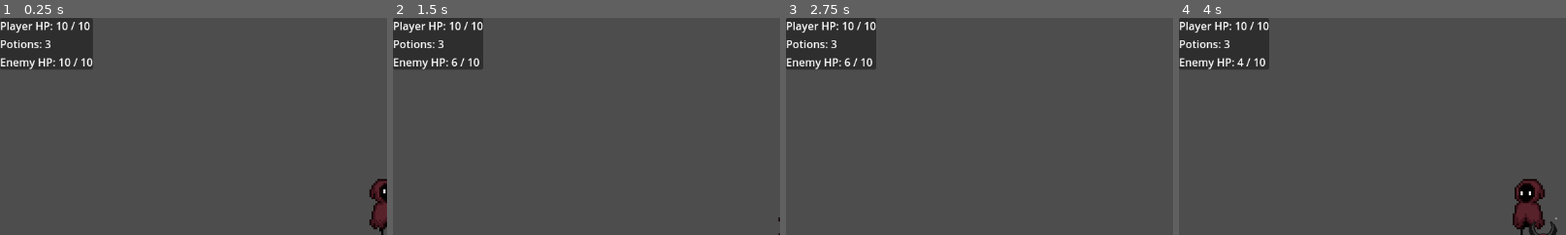
Above: before the commit, frames 1-4 (left to right).
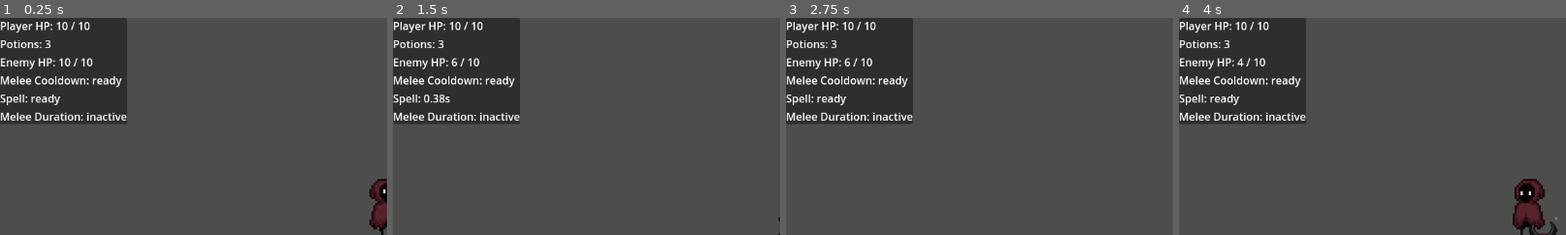
Above: after the commit, the same moments.

Repository: Benji4021/Descent
Game: Godot game, scene res://Scenes/test-scene.tscn
Same seed, same stepped clock (60 frames per second), same inputs: the game is played once before the commit and once after it.
Inputs (mouse positions are % of the whole screen's width and height, from its top left):
- Up to frame 1 (0.25 s): no input
- Up to frame 2 (1.5 s): move the mouse to (72, 45) at 0.52 s; hold D (right) 0.53-1.28 s; tap J (attack_melee) at 0.6 s; move the mouse to (30, 55) at 1.27 s; hold S (down) from 1.28 s (still down); right-click (30, 55) at 1.35 s
- Up to frame 3 (2.75 s): move the mouse to (60, 28) at 2.02 s; release S (down) at 2.03 s; hold D (right) from 2.03 s (still down); hold Shift (shift) from 2.03 s (still down)
- Up to frame 4 (4 s): move the mouse to (45, 70) at 2.77 s; release D (right) at 2.78 s; release Shift (shift) at 2.78 s; hold W (up) 2.78-3.53 s; tap H (use_heal) at 2.85 s; move the mouse to (80, 65) at 3.52 s; hold A (left) from 3.53 s (still down); tap J (attack_melee) at 3.6 s
The pictures show only the part of the screen within x 0-50%, y 0-50%; the shares and areas given below are measured in that part.

The runs differ from the first frame. In frame 1, 9.5% of the frame differs, in the area x 0-33%, y 0-49%; in frame 2, 9.7%; in frame 3, 9.7%; in frame 4, 9.7%.

Commit message:
Hud update

Diff:
--- a/descent/Scenes/DebugHUD.tscn
+++ b/descent/Scenes/DebugHUD.tscn
@@ -20,3 +20,12 @@
 
 [node name="EnemyHP" type="Label" parent="PanelContainer/VBoxContainer"]
 layout_mode = 2
+
+[node name="Melee_cooldown" type="Label" parent="PanelContainer/VBoxContainer"]
+layout_mode = 2
+
+[node name="Spell_cooldown" type="Label" parent="PanelContainer/VBoxContainer"]
+layout_mode = 2
+
+[node name="Melee_duration" type="Label" parent="PanelContainer/VBoxContainer"]
+layout_mode = 2
--- a/descent/Scripts/debug_hud.gd
+++ b/descent/Scripts/debug_hud.gd
@@ -1,8 +1,12 @@
 extends CanvasLayer
 
-@onready var player_hp_label: Label = $PanelContainer/VBoxContainer/PlayerHP
-@onready var potions_label: Label   = $PanelContainer/VBoxContainer/Potions
-@onready var enemy_hp_label: Label  = $PanelContainer/VBoxContainer/EnemyHP
+@onready var player_hp_label: Label      = $PanelContainer/VBoxContainer/PlayerHP
+@onready var potions_label: Label        = $PanelContainer/VBoxContainer/Potions
+@onready var enemy_hp_label: Label       = $PanelContainer/VBoxContainer/EnemyHP
+
+@onready var melee_duration: Label       = $PanelContainer/VBoxContainer/Melee_duration
+@onready var melee_cooldown: Label       = $PanelContainer/VBoxContainer/Melee_cooldown
+@onready var spell_cooldown: Label       = $PanelContainer/VBoxContainer/Spell_cooldown
 
 var player: Node = null
 var player_health: HealthComponent = null
@@ -15,14 +19,18 @@
 	_find_enemy()
 
 func _process(_delta: float) -> void:
-	# Potions ändern sich oft ohne Signal -> einfach pro Frame updaten
 	_update_potions()
-	_update_enemy_tracking() # optional: immer nächsten Enemy anzeigen
+	_update_melee_spell_timers()
+	_update_enemy_tracking()
 
 func _find_player() -> void:
 	var players = get_tree().get_nodes_in_group("player")
 	if players.size() == 0:
 		player_hp_label.text = "Player HP: (no player group)"
+		potions_label.text = "Potions: (no player)"
+		melee_duration.text = "Melee Duration: (no player)"
+		melee_cooldown.text = "Melee Cooldown: (no player)"
+		spell_cooldown.text = "Spell: (no player)"
 		return
 
 	player = players[0]
@@ -46,19 +54,15 @@
 		enemy_hp_label.text = "Enemy HP: (no HealthComponent)"
 		return
 
-	# falls du den Enemy tötest: label aktualisieren
 	tracked_enemy_health.hp_changed.connect(_on_enemy_hp_changed)
 	tracked_enemy_health.died.connect(_on_enemy_died)
-
 	_on_enemy_hp_changed(tracked_enemy_health.hp, tracked_enemy_health.max_hp)
 
 func _update_enemy_tracking() -> void:
-	# Wenn du willst, dass immer der nächste Enemy angezeigt wird:
 	var nearest = _get_nearest_enemy()
 	if nearest == tracked_enemy:
 		return
 
-	# neu tracken
 	tracked_enemy = null
 	tracked_enemy_health = null
 	_find_enemy()
@@ -89,12 +93,50 @@
 		potions_label.text = "Potions: (no player)"
 		return
 
-	# liest einfach die Variable aus player.gd (heal_potions)
 	var potions = player.get("heal_potions")
 	if potions == null:
 		potions_label.text = "Potions: (not found)"
 	else:
 		potions_label.text = "Potions: %s" % str(potions)
+
+func _update_melee_spell_timers() -> void:
+	if player == null:
+		melee_duration.text = "Melee Duration: (no player)"
+		melee_cooldown.text = "Melee Cooldown: (no player)"
+		spell_cooldown.text = "Spell: (no player)"
+		return
+
+	# Duration = Hitbox aktiv (melee_active_timer)
+	# Cooldown = bis wieder schlagen darf (melee_cd_timer)
+	var melee_active_v: Variant = player.get("melee_active_timer")
+	var melee_cd_v: Variant     = player.get("melee_cd_timer")
+	var spell_cd_v: Variant     = player.get("spell_cd_timer")
+
+	var md: float = 0.0
+	var mc: float = 0.0
+	var sc: float = 0.0
+
+	if melee_active_v != null: md = float(melee_active_v)
+	if melee_cd_v != null:     mc = float(melee_cd_v)
+	if spell_cd_v != null:     sc = float(spell_cd_v)
+
+	# Melee Duration
+	if md <= 0.0:
+		melee_duration.text = "Melee Duration: inactive"
+	else:
+		melee_duration.text = "Melee Duration: %.2fs" % md
+
+	# Melee Cooldown
+	if mc <= 0.0:
+		melee_cooldown.text = "Melee Cooldown: ready"
+	else:
+		melee_cooldown.text = "Melee Cooldown: %.2fs" % mc
+
+	# Spell Cooldown
+	if sc <= 0.0:
+		spell_cooldown.text = "Spell: ready"
+	else:
+		spell_cooldown.text = "Spell: %.2fs" % sc
 
 func _on_player_hp_changed(current: int, max_hp: int) -> void:
 	player_hp_label.text = "Player HP: %d / %d" % [current, max_hp]
